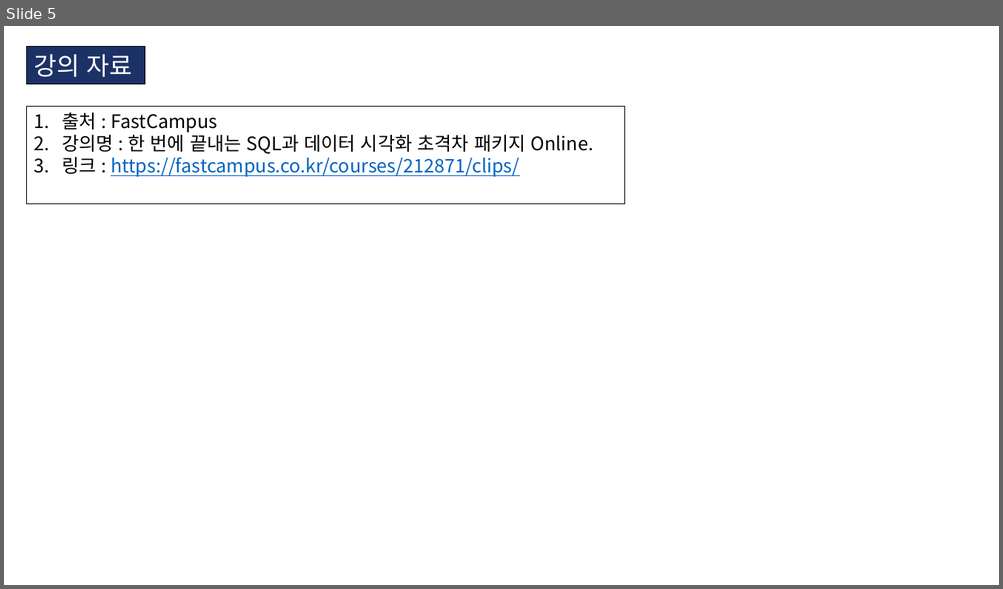
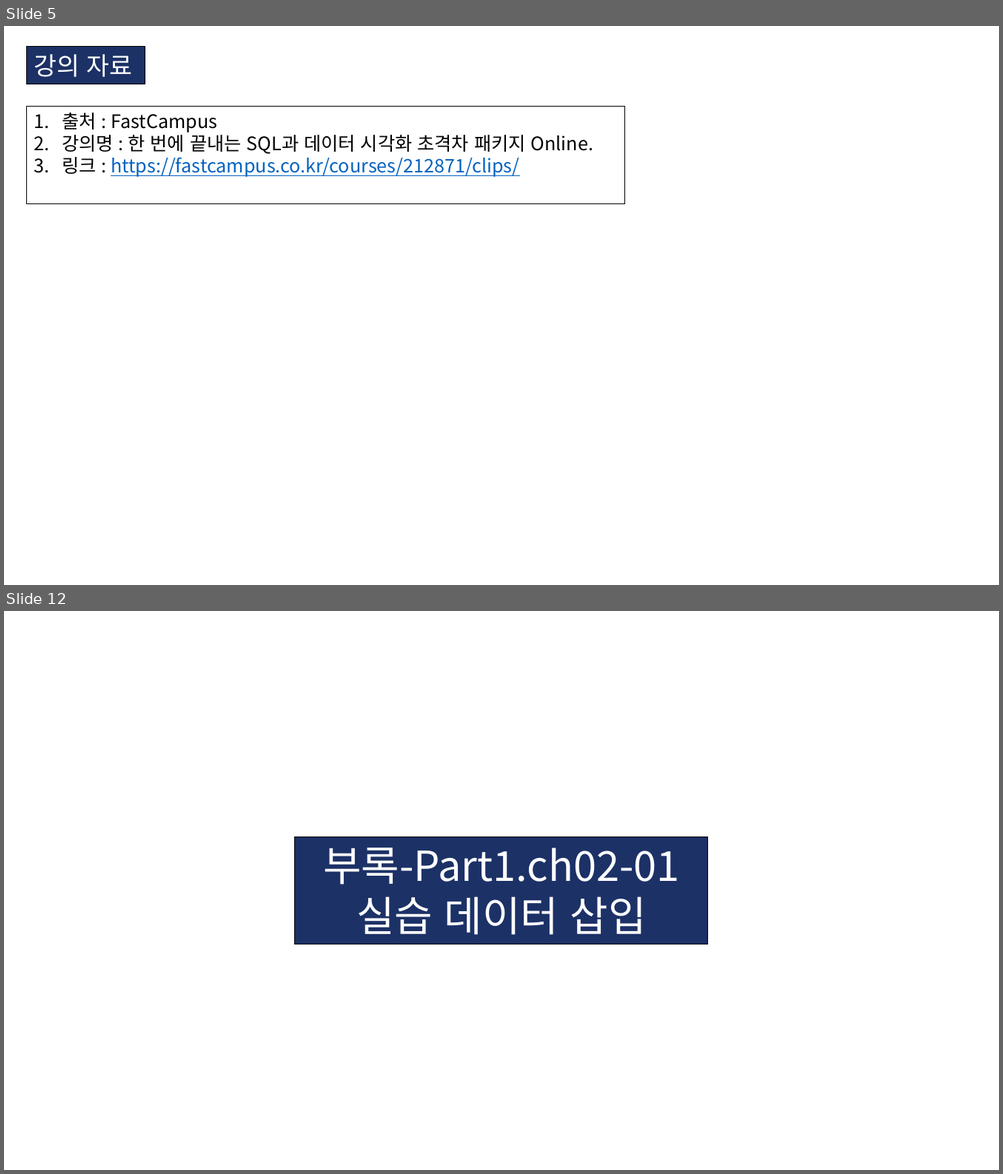
Before and after one commit to KIM-BEOMSOO/study, a slide deck: 00.공부 정리(최종)/04.DB/01.FastCampus_DB.pptx. Shown one above the other, each under a label of ours: slide 5 before the commit, slides 5 and 12 after it; the slides between them are not shown. The pictures are 1003x589 and 1003x1174 pixels, drawn with LibreOffice and Linux fonts; fonts in the diff are those of the drawing. Boxes give left, top, right and bottom in pixels: in the first picture for what was removed or moved away, otherwise in the second. Text is boxed around its words. In the diff, an @@ line names an element or a change of style, - is before the commit and + after.

```diff
--- a/00.공부 정리(최종)/04.DB/01.FastCampus_DB.pptx
+++ b/00.공부 정리(최종)/04.DB/01.FastCampus_DB.pptx
@@ slide 12 added at [4, 611, 999, 1170], background #FFFFFF @@
@@ rectangle added at [295, 837, 708, 945], fill #1C3166, outline #000000 0.75 pt, 40 pt, text #FFFFFF @@
+부록-Part1.ch02-01
+실습 데이터 삽입
```
Also in this commit, not shown: 1 slide changed, 7 other slides added, 1 slide removed, 8 other files.
